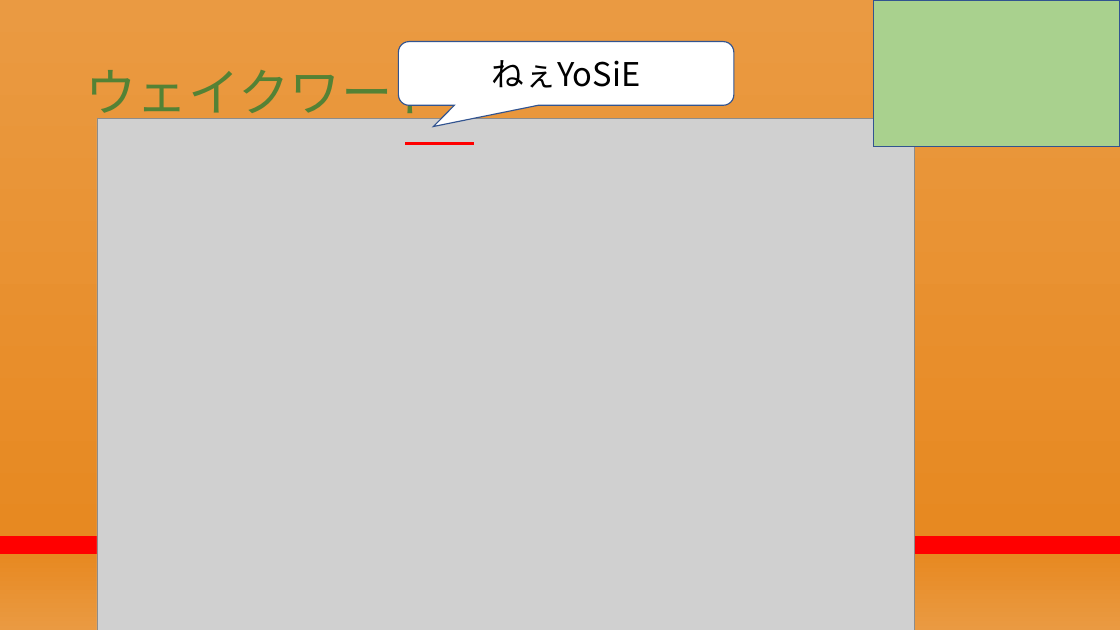
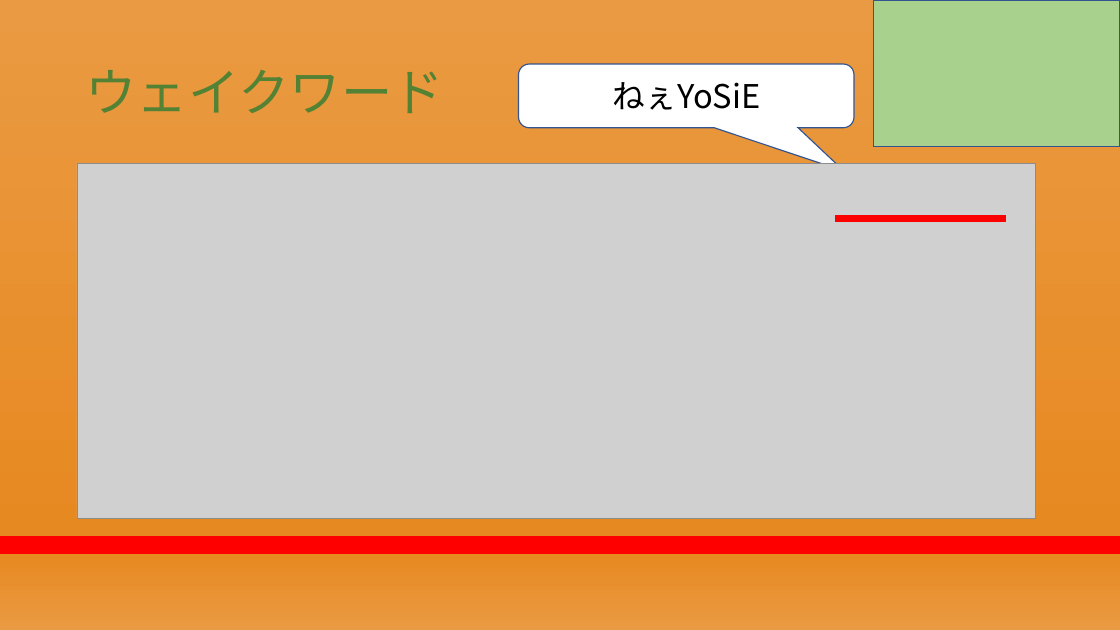
Before and after one commit to RikiishiSuzunosuke/AIspeaker_yosie, a slide deck: slide 13 of presentation/AIスピーカー開発_2.pptx (slide 15 before the commit). Drawn at 1120x630 pixels with LibreOffice and Linux fonts; fonts in the diff are those of the drawing; grey boxes stand for pictures. Boxes give left, top, right and bottom in pixels: in the first picture for what was removed or moved away, otherwise in the second. Text is boxed around its words. In the diff, an @@ line names an element or a change of style, - is before the commit and + after.

```diff
--- a/presentation/AIスピーカー開発_2.pptx
+++ b/presentation/AIスピーカー開発_2.pptx
@@ rounded speech box "ねぇYoSiE": place and size @@
-rounded speech box "ねぇYoSiE" at (398,41,734,105)
+rounded speech box "ねぇYoSiE" at (518,64,854,128)
@@ rounded speech box "ねぇYoSiE" at (518,64,854,128): proportions changed @@
@@ picture: place and size @@
-picture at (97,118,915,630)
+picture at (77,163,1036,518)
@@ line moved from (405, 144) - (475, 144) to (835, 218) - (1006, 218) @@
@@ line (835, 218) - (1006, 218): stroke #FF0000 3 pt to #FF0000 6 pt @@
```
Also in this commit, not shown: 5 other slides changed, 3 slides added, 5 slides removed, 4 other files.
